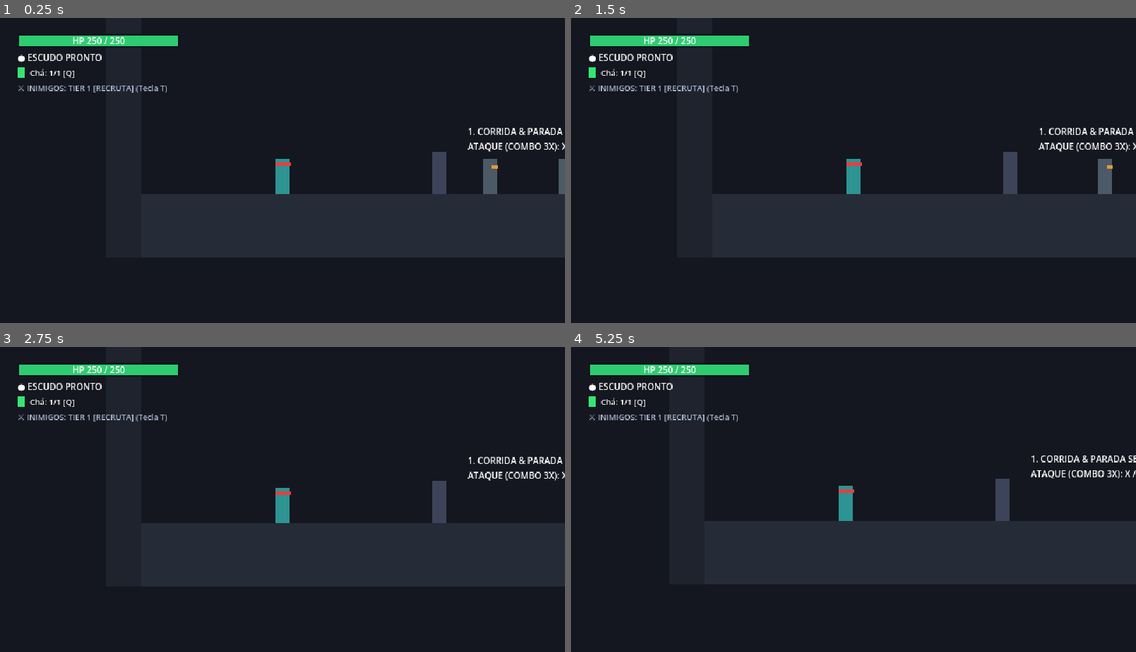
Above: before the commit, frames 1-4 (two rows, left to right).
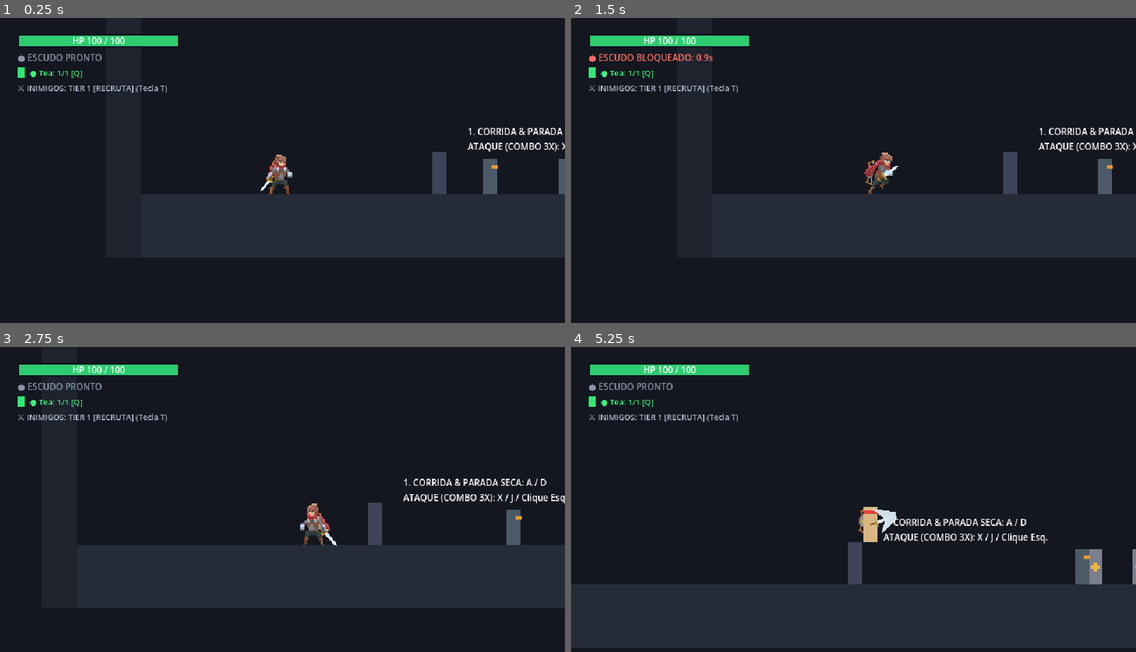
Above: after the commit, the same moments.

Repository: Theadrill/Godot-Roguelike-Prototype
Game: Godot game, scene res://src/world/movement_gym.tscn
Same seed, same stepped clock (60 frames per second), same inputs: the game is played once before the commit and once after it.
Inputs (mouse positions are in pixels of both pictures, inside the frame that each line leads up to):
- Up to frame 1 (0.25 s): no input
- Up to frame 2 (1.5 s): tap A (move_left) at 0.5, 1.25 s; move the mouse to (977, 161) at 0.52 s; press the mouse at (977, 161) at 0.53 s; hold D (move_right) from 0.53 s (still down); tap Space (jump) at 0.77 s; move the mouse to (740, 191) at 1.27 s; release the mouse at (740, 191) at 1.28 s; right-click (740, 191) at 1.35 s
- Up to frame 3 (2.75 s): tap Space (jump) at 1.52 s; tap A (move_left) at 2 s; move the mouse to (339, 435) at 2.02 s; release D (move_right) at 2.03 s; hold A (move_left) from 2.03 s (still down); tap Q (heal) at 2.1 s
- Up to frame 4 (5.25 s): move the mouse to (825, 569) at 2.77 s; release A (move_left) at 2.78 s; hold D (move_right) 2.78-4.28 s; tap E (interact) at 2.85 s; click (825, 569) at 2.92 s; tap Space (jump) at 3.02, 3.77, 4.52 s; tap A (move_left) at 3.5, 4.25 s; move the mouse to (1023, 554) at 3.52 s; hold Keypad 2 (look_down) 3.53-4.28 s; move the mouse to (684, 456) at 4.27 s; hold A (move_left) 4.28-5.03 s; tap Keypad 4 (look_left) at 4.35 s; move the mouse to (881, 505) at 5.02 s; hold D (move_right) from 5.03 s (still down); tap Keypad 6 (look_right) at 5.1 s; click (881, 505) at 5.17 s

The runs differ from the first frame. In frame 1, 0.8% of the frame differs, in the area x 3-52%, y 6-58%; in frame 2, 1.1%; in frame 3, 15%; in frame 4, 38%, in the area x 0-100%, y 6-99%.
Error before the commit: Parse Error: Function "_on_animation_frame_changed()" not found in base self. (res://src/entities/player/player.gd:215)

Commit message:
feat(equipment): add z-index support to weapon socket calibration and player depth

Diff:
--- a/src/entities/equipment/socket_profiles/weapon_socket_profile.gd
+++ b/src/entities/equipment/socket_profiles/weapon_socket_profile.gd
@@ -294,20 +294,41 @@
 @export var default_back_pos: Vector2 = Vector2(-6, -24)
 ## Rotação padrão da arma nas costas em graus (ex: -175° para arco, 225° para espada).
 @export_range(-360.0, 360.0, 0.5, "suffix:°") var default_back_rot: float = -175.0
-## Dados calibrados frame a frame nas costas: {"idle_0": {"pos": Vector2, "rot": float, "visible": bool}, ...}
+## Z-Index padrão nas costas (-2 para trás das costas, -1 atrás do corpo, ou 1 para ficar na frente na cintura).
+@export var default_back_z_index: int = -2
+## Dados calibrados frame a frame nas costas: {"idle_0": {"pos": Vector2, "rot": float, "visible": bool, "z_index": int}, ...}
 @export var back_frames: Dictionary = {}
+
+@export_group("Mão (Configuração Base & Frames)")
+## Z-Index padrão da arma na mão principal (1 na frente do corpo).
+@export var default_hand_z_index: int = 1
+## Dados adicionais customizados frame a frame na mão (ex: {"idle_0": {"z_index": 1}}):
+@export var hand_frames: Dictionary = {}
 
 func get_frame_data(anim_name: StringName, frame_idx: int) -> Dictionary:
 	var pos_prop := "%s_%d_pos" % [anim_name, frame_idx]
+	var key := "%s_%d" % [anim_name, frame_idx]
+	var custom_hand_data: Dictionary = hand_frames.get(key, {}) if hand_frames is Dictionary else {}
+	var z_val: int = custom_hand_data.get("z_index", default_hand_z_index)
+
 	if pos_prop in self:
 		var rot_prop := "%s_%d_rot" % [anim_name, frame_idx]
 		var vis_prop := "%s_%d_visible" % [anim_name, frame_idx]
 		return {
 			"pos": get(pos_prop),
 			"rot": get(rot_prop),
-			"visible": get(vis_prop)
+			"visible": get(vis_prop),
+			"z_index": z_val
 		}
-	return {"pos": Vector2(6, -20), "rot": -35.0, "visible": true}
+	return {"pos": Vector2(6, -20), "rot": -35.0, "visible": true, "z_index": z_val}
+
+func set_hand_z_index(anim_name: StringName, frame_idx: int, z_idx: int) -> void:
+	var key := "%s_%d" % [anim_name, frame_idx]
+	if not (hand_frames is Dictionary):
+		hand_frames = {}
+	if not hand_frames.has(key):
+		hand_frames[key] = {}
+	hand_frames[key]["z_index"] = z_idx
 
 func get_back_frame_data(anim_name: StringName, frame_idx: int) -> Dictionary:
 	var key := "%s_%d" % [anim_name, frame_idx]
@@ -317,18 +338,21 @@
 			return {
 				"pos": data.get("pos", default_back_pos),
 				"rot": data.get("rot", default_back_rot),
-				"visible": data.get("visible", true)
+				"visible": data.get("visible", true),
+				"z_index": data.get("z_index", default_back_z_index)
 			}
 	return {
 		"pos": default_back_pos,
 		"rot": default_back_rot,
-		"visible": true
+		"visible": true,
+		"z_index": default_back_z_index
 	}
 
-func set_back_frame_data(anim_name: StringName, frame_idx: int, pos: Vector2, rot: float, vis: bool = true) -> void:
+func set_back_frame_data(anim_name: StringName, frame_idx: int, pos: Vector2, rot: float, vis: bool = true, z_idx: int = -2) -> void:
 	var key := "%s_%d" % [anim_name, frame_idx]
 	back_frames[key] = {
 		"pos": pos,
 		"rot": rot,
-		"visible": vis
+		"visible": vis,
+		"z_index": z_idx
 	}
--- a/src/entities/player/player.gd
+++ b/src/entities/player/player.gd
@@ -212,7 +212,7 @@
 	_shield_instance.position = Vector2.ZERO
 	_shield_instance.rotation_degrees = 0.0
 	_shield_instance.z_index = 0
-	_on_animation_frame_changed()
+	_on_player_sprite_frame_changed()
 
 func _refresh_equipped_visuals() -> void:
 	_update_main_weapon_visual()
@@ -396,6 +396,9 @@
 		return
 	_update_weapon_socket_for_frame(player_sprite.animation, player_sprite.frame)
 
+func _on_animation_frame_changed() -> void:
+	_on_player_sprite_frame_changed()
+
 func _update_weapon_socket_for_frame(anim_name: StringName, frame_idx: int) -> void:
 	if not player_sprite or not player_sprite.visible:
 		return
@@ -424,6 +427,7 @@
 			if back_socket_weapon:
 				back_socket_weapon.position = back_data.get("pos", Vector2(-6, -24))
 				back_socket_weapon.rotation_degrees = back_data.get("rot", 0.0)
+				back_socket_weapon.z_index = back_data.get("z_index", -2)
 			if _secondary_weapon_instance and is_instance_valid(_secondary_weapon_instance):
 				_secondary_weapon_instance.position = Vector2.ZERO
 				_secondary_weapon_instance.rotation_degrees = 0.0
@@ -432,6 +436,7 @@
 		var torso_pos: Vector2 = back_socket_profile.get_frame_pos(anim_name, frame_idx)
 		back_socket_weapon.position = torso_pos
 		back_socket_weapon.rotation_degrees = 0.0
+		back_socket_weapon.z_index = -2
 
 	# 3. Escudo (na Mão/Guarda ou nas Costas)
 	if shield:
@@ -453,6 +458,7 @@
 					if back_socket_shield:
 						back_socket_shield.position = back_data.get("pos", Vector2(-9, -24))
 						back_socket_shield.rotation_degrees = back_data.get("rot", 0.0)
+						back_socket_shield.z_index = back_data.get("z_index", -1)
 					if _shield_instance and is_instance_valid(_shield_instance):
 						_shield_instance.position = Vector2.ZERO
 						_shield_instance.rotation_degrees = 0.0
@@ -460,8 +466,10 @@
 	elif back_socket_shield:
 		if back_socket_weapon:
 			back_socket_shield.position = back_socket_weapon.position + Vector2(-3.0, 0.0)
+			back_socket_shield.z_index = -1
 		elif back_socket_profile:
 			back_socket_shield.position = back_socket_profile.get_frame_pos(anim_name, frame_idx) + Vector2(-3.0, 0.0)
+			back_socket_shield.z_index = -1
 
 func stop_animation() -> void:
 	if animation_player and animation_player.is_playing():
@@ -836,10 +844,14 @@
 		if off_hand_socket:
 			off_hand_socket.z_index = 1
 
-	if back_socket_shield:
-		back_socket_shield.z_index = -1
-	if back_socket_weapon:
-		back_socket_weapon.z_index = -2
+	# Sockets das costas e cintura mantêm o z_index calibrado no perfil do frame
+	if player_sprite:
+		_update_weapon_socket_for_frame(player_sprite.animation, player_sprite.frame)
+	else:
+		if back_socket_shield:
+			back_socket_shield.z_index = -1
+		if back_socket_weapon:
+			back_socket_weapon.z_index = -2
 
 ## Intent-filtered check for crouching.
 ## Prevents accidental crouches when tilting the analog stick diagonally while running.
--- a/src/tools/weapon_socket_calibrator.gd
+++ b/src/tools/weapon_socket_calibrator.gd
@@ -90,7 +90,7 @@
 		_update_visual_instances()
 		_on_frame_changed()
 
-@export_group("4. Ajustes do Frame Atual (X, Y e Ângulo)")
+@export_group("4. Ajustes do Frame Atual (X, Y, Ângulo e Z-Index)")
 ## Posição do socket no frame atual. Você pode digitar aqui OU arrastar o nó na Viewport 2D com o mouse!
 @export var socket_position: Vector2 = Vector2.ZERO:
 	set(value):
@@ -106,6 +106,14 @@
 		var node := _get_active_marker()
 		if node and not is_equal_approx(node.rotation_degrees, value):
 			node.rotation_degrees = value
+
+## Profundidade / Z-Index no frame atual (-2 costas fundas, -1 atrás do corpo, 0 neutro, 1 na frente do corpo/cintura).
+@export_range(-10, 10, 1) var socket_z_index: int = -2:
+	set(value):
+		socket_z_index = value
+		var node := _get_active_marker()
+		if node and node.z_index != value:
+			node.z_index = value
 
 ## Visibilidade do item neste frame (true = visível, false = oculto).
 @export var item_visible_in_frame: bool = true:
@@ -249,7 +257,7 @@
 				back_w.add_child(_back_weapon_instance)
 				_back_weapon_instance.position = Vector2.ZERO
 				_back_weapon_instance.rotation_degrees = 0.0
-				_back_weapon_instance.z_index = -2
+				_back_weapon_instance.z_index = 0
 
 	# 4. Escudo nas costas (aparece se calibrando Escudo nas Costas OU se show_shield_reference=true quando não estiver na mão)
 	var should_show_back_shield := (socket_target == "Escudo nas Costas (BackSocketShield)") or (show_shield_reference and socket_target != "Escudo na Mão (OffHandSocket)")
@@ -262,7 +270,7 @@
 				back_s.add_child(_back_shield_instance)
 				_back_shield_instance.position = Vector2.ZERO
 				_back_shield_instance.rotation_degrees = 0.0
-				_back_shield_instance.z_index = -1
+				_back_shield_instance.z_index = 0
 
 func _get_node_safe(path: String) -> Node:
 	return get_node_or_null(path)
@@ -297,6 +305,7 @@
 		var w_data: Dictionary = _weapon_profile_resource.get_frame_data(selected_animation, current_frame)
 		hand_w.position = w_data.get("pos", Vector2(6, -20))
 		hand_w.rotation_degrees = w_data.get("rot", -35.0)
+		hand_w.z_index = w_data.get("z_index", 1)
 		if _main_hand_instance and is_instance_valid(_main_hand_instance):
 			_main_hand_instance.visible = w_data.get("visible", true)
 
@@ -305,6 +314,7 @@
 		var s_hand_data: Dictionary = _shield_profile_resource.get_frame_data(selected_animation, current_frame)
 		hand_s.position = s_hand_data.get("pos", Vector2(7, -19))
 		hand_s.rotation_degrees = s_hand_data.get("rot", 0.0)
+		hand_s.z_index = s_hand_data.get("z_index", -1)
 		if _off_hand_instance and is_instance_valid(_off_hand_instance):
 			_off_hand_instance.visible = s_hand_data.get("visible", true)
 
@@ -314,6 +324,7 @@
 		var bw_data: Dictionary = active_back_weapon_prof.get_back_frame_data(selected_animation, current_frame)
 		back_w.position = bw_data.get("pos", Vector2(-6, -24))
 		back_w.rotation_degrees = bw_data.get("rot", -175.0)
+		back_w.z_index = bw_data.get("z_index", -2)
 		if _back_weapon_instance and is_instance_valid(_back_weapon_instance):
 			_back_weapon_instance.visible = bw_data.get("visible", true)
 
@@ -322,6 +333,7 @@
 		var bs_data: Dictionary = _shield_profile_resource.get_back_frame_data(selected_animation, current_frame)
 		back_s.position = bs_data.get("pos", Vector2(-9, -24))
 		back_s.rotation_degrees = bs_data.get("rot", 0.0)
+		back_s.z_index = bs_data.get("z_index", -1)
 		if _back_shield_instance and is_instance_valid(_back_shield_instance):
 			_back_shield_instance.visible = bs_data.get("visible", true)
 
@@ -330,12 +342,13 @@
 	if active_marker:
 		socket_position = active_marker.position
 		socket_rotation = active_marker.rotation_degrees
+		socket_z_index = active_marker.z_index
 
 	var active_vis := _get_active_visual_instance()
 	if active_vis and is_instance_valid(active_vis):
 		item_visible_in_frame = active_vis.visible
 
-	status_message = "%s [%s] -> %s Frame %d" % [_get_active_item_name(), socket_target, selected_animation, current_frame]
+	status_message = "%s [%s] -> %s Frame %d (Z: %d)" % [_get_active_item_name(), socket_target, selected_animation, current_frame, socket_z_index]
 
 func _get_active_item_name() -> String:
 	if "Arma" in socket_target:
@@ -350,6 +363,8 @@
 				socket_position = active_marker.position
 			if not is_equal_approx(active_marker.rotation_degrees, socket_rotation):
 				socket_rotation = active_marker.rotation_degrees
+			if active_marker.z_index != socket_z_index:
+				socket_z_index = active_marker.z_index
 
 func save_current_frame_data() -> void:
 	_load_resources()
@@ -361,6 +376,8 @@
 		_weapon_profile_resource.set("%s_%d_pos" % [selected_animation, current_frame], socket_position)
 		_weapon_profile_resource.set("%s_%d_rot" % [selected_animation, current_frame], socket_rotation)
 		_weapon_profile_resource.set("%s_%d_visible" % [selected_animation, current_frame], item_visible_in_frame)
+		if _weapon_profile_resource.has_method("set_hand_z_index"):
+			_weapon_profile_resource.set_hand_z_index(selected_animation, current_frame, socket_z_index)
 		var err := ResourceSaver.save(_weapon_profile_resource, "res://src/entities/equipment/socket_profiles/%s.tres" % selected_weapon)
 		_report_save_status(err, "%s.tres (Arma na Mão)" % selected_weapon)
 
@@ -368,7 +385,7 @@
 		if not _weapon_profile_resource:
 			status_message = "ERRO: Perfil %s.tres não encontrado!" % selected_weapon
 			return
-		_weapon_profile_resource.set_back_frame_data(selected_animation, current_frame, socket_position, socket_rotation, item_visible_in_frame)
+		_weapon_profile_resource.set_back_frame_data(selected_animation, current_frame, socket_position, socket_rotation, item_visible_in_frame, socket_z_index)
 		var err := ResourceSaver.save(_weapon_profile_resource, "res://src/entities/equipment/socket_profiles/%s.tres" % selected_weapon)
 		_report_save_status(err, "%s.tres (Arma nas Costas)" % selected_weapon)
 
@@ -379,6 +396,8 @@
 		_shield_profile_resource.set("%s_%d_pos" % [selected_animation, current_frame], socket_position)
 		_shield_profile_resource.set("%s_%d_rot" % [selected_animation, current_frame], socket_rotation)
 		_shield_profile_resource.set("%s_%d_visible" % [selected_animation, current_frame], item_visible_in_frame)
+		if _shield_profile_resource.has_method("set_hand_z_index"):
+			_shield_profile_resource.set_hand_z_index(selected_animation, current_frame, socket_z_index)
 		var err := ResourceSaver.save(_shield_profile_resource, "res://src/entities/equipment/socket_profiles/%s.tres" % selected_shield)
 		_report_save_status(err, "%s.tres (Escudo na Mão)" % selected_shield)
 
@@ -386,14 +405,14 @@
 		if not _shield_profile_resource:
 			status_message = "ERRO: Perfil %s.tres não encontrado!" % selected_shield
 			return
-		_shield_profile_resource.set_back_frame_data(selected_animation, current_frame, socket_position, socket_rotation, item_visible_in_frame)
+		_shield_profile_resource.set_back_frame_data(selected_animation, current_frame, socket_position, socket_rotation, item_visible_in_frame, socket_z_index)
 		var err := ResourceSaver.save(_shield_profile_resource, "res://src/entities/equipment/socket_profiles/%s.tres" % selected_shield)
 		_report_save_status(err, "%s.tres (Escudo nas Costas)" % selected_shield)
 
 func _report_save_status(err: Error, label: String) -> void:
 	if err == OK:
-		status_message = "SUCESSO! Salvo em %s -> [%s Frame %d] (Pos: %v, Rot: %.1f°)" % [
-			label, selected_animation, current_frame, socket_position, socket_rotation
+		status_message = "SUCESSO! Salvo em %s -> [%s Frame %d] (Pos: %v, Rot: %.1f°, Z: %d)" % [
+			label, selected_animation, current_frame, socket_position, socket_rotation, socket_z_index
 		]
 		print(status_message)
 	else:
--- a/src/tools/weapon_socket_calibrator.tscn
+++ b/src/tools/weapon_socket_calibrator.tscn
@@ -5,12 +5,12 @@
 
 [node name="WeaponSocketCalibrator" type="Node2D" unique_id=1073998046]
 script = ExtResource("1_calibrator")
-socket_target = "Costas (BackSocketWeapon)"
-reference_weapon = "none"
-show_shield_on_back = false
-socket_position = Vector2(-10, -34)
-socket_rotation = 74.999985
-status_message = "sword [Costas] -> idle Frame 0"
+socket_target = "Arma nas Costas (BackSocketWeapon)"
+selected_weapon = "crossbow"
+current_frame = 3
+reference_secondary_weapon = "none"
+socket_position = Vector2(-2.0000002, -14)
+status_message = "SUCESSO! Salvo em crossbow.tres (Arma nas Costas) -> [idle Frame 3] (Pos: (-2.000000, -14.000000), Rot: 0.0°)"
 
 [node name="GroundFloorRef" type="Line2D" parent="." unique_id=462095390]
 points = PackedVector2Array(-60, 0, 60, 0)
@@ -25,17 +25,17 @@
 position = Vector2(-2, -29)
 sprite_frames = ExtResource("2_player_frames")
 animation = &"idle"
+frame = 3
 metadata/_edit_lock_ = true
 
 [node name="BackSocketWeapon" type="Marker2D" parent="Visual" unique_id=1247055997]
-position = Vector2(-10, -34)
-rotation = 1.3089968
+position = Vector2(-2.0000002, -14)
 
 [node name="BackSocketShield" type="Marker2D" parent="Visual" unique_id=189514163]
-position = Vector2(-13, -34)
+position = Vector2(-9, -29)
 
 [node name="MainHandSocket" type="Marker2D" parent="Visual" unique_id=1037091576]
-position = Vector2(6, -20)
+position = Vector2(6, -18)
 
 [node name="OffHandSocket" type="Marker2D" parent="Visual" unique_id=987162534]
 position = Vector2(7, -19)
